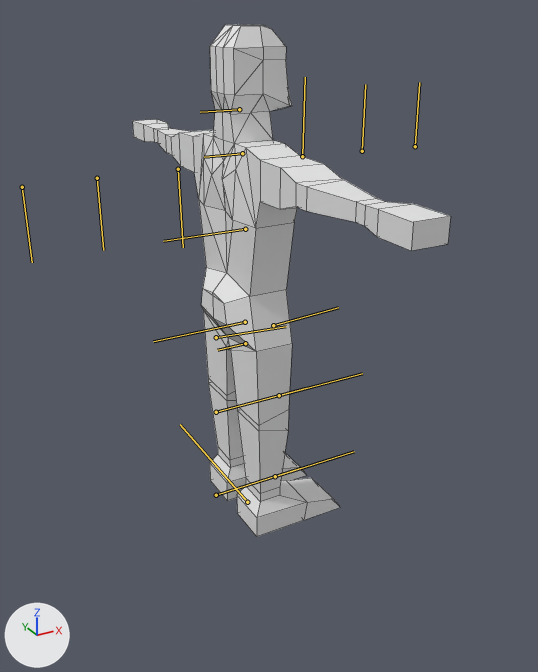
Before and after pictures for a commit that changed the FBX model BunchesProject/Assets/FBX/Human.fbx.
Camera for both pictures: a 50 mm camera at (-0.012, -0.0237, 0.0194) aimed at (0.0028, 0.0033, 0.006). The axes (+X, +Y, +Z) are drawn at lower left. The lights are the same throughout. The bones that bend it are drawn over the model as lines. Mesh edges are drawn as thin lines.

The first picture shows 'HumanMesh'.
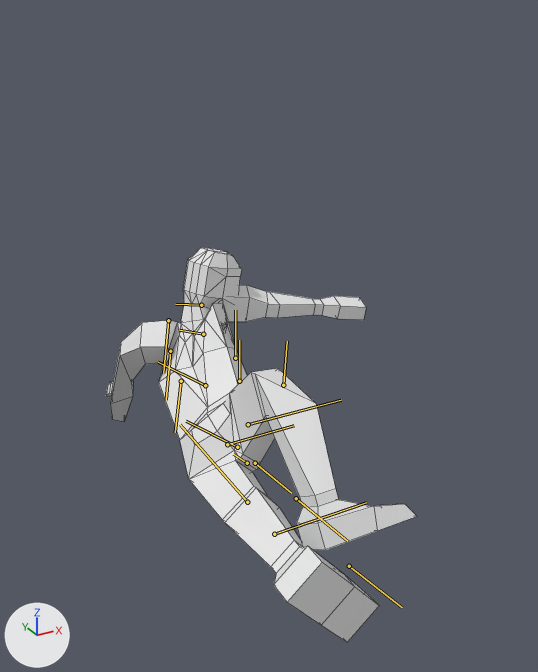
The newer file adds an action. The first version stands in its rest pose; the second is drawn at frame 2 of the action 'Slide'.

What the commit changed:
Bone 'Pelvis' (bone_pelvis) moves from (0.0, 0.0, 0.0) to (-0.549, 0.0, 0.0).
Bone 'Pelvis' (bone_pelvis) turns from (0, 0, 0) to (50, 70, 0) degrees about its own x, y and z.
Bone 'Stomach' (bone_stomach) turns from (0, 0, 0) to (-5, 0, 0) degrees about its own x, y and z.
Bone 'Chest' (bone_chest) turns from (0, 0, 0) to (-5, -30, 0) degrees about its own x, y and z.
Bone 'Neck' (bone_neck) turns from (0, 0, 0) to (-12, -11, 12) degrees about its own x, y and z.
Bone 'Head' (bone_head) turns from (0, 0, 0) to (-5, -23, 11) degrees about its own x, y and z.
Bone 'UArm_r' (bone_uarm_r) turns from (0, 0, 0) to (-44, -26, 66) degrees about its own x, y and z.
Bone 'UArm_l' (bone_uarm_l) turns from (0, 0, 0) to (0, 30, 0) degrees about its own x, y and z.
Bone 'LArm_l' (bone_larm_l) turns from (0, 0, 0) to (0, -65, 0) degrees about its own x, y and z.
Bone 'Hand_l' (bone_hand_l) turns from (0, 0, 0) to (15, 0, 0) degrees about its own x, y and z.
Bone 'ULeg_r' (bone_uleg_r) turns from (0, 0, 0) to (66, -30, -54) degrees about its own x, y and z.
Bone 'LLeg_r' (bone_lleg_r) turns from (0, 0, 0) to (0, 95, 0) degrees about its own x, y and z.
Bone 'ULeg_l' (bone_uleg_l) turns from (0, 0, 0) to (0, -13, -15) degrees about its own x, y and z.

Boxes [x1, y1, x2, y2] around the edits, measured in the pictures (538 x 672 px):
'HumanMesh', posed (23% shorter)
    before: [132, 25, 451, 537]
    after: [106, 248, 417, 642]
bone 'Pelvis', root to tip
    before: (245, 343) to (217, 350)
    after: (247, 463) to (233, 454)
bone 'Stomach', root to tip
    before: (245, 322) to (153, 341)
    after: (237, 447) to (186, 421)
bone 'Chest', root to tip
    before: (245, 229) to (163, 241)
    after: (205, 385) to (158, 362)
bone 'Neck', root to tip
    before: (242, 153) to (204, 157)
    after: (203, 334) to (179, 330)
bone 'Head', root to tip
    before: (239, 109) to (200, 112)
    after: (201, 305) to (175, 304)
bone 'UArm_r', root to tip
    before: (178, 169) to (183, 247)
    after: (168, 320) to (163, 373)
bone 'UArm_l', root to tip
    before: (302, 156) to (305, 77)
    after: (235, 358) to (235, 310)
bone 'LArm_l', root to tip
    before: (362, 151) to (365, 84)
    after: (239, 381) to (239, 340)
bone 'Hand_l', root to tip
    before: (415, 146) to (419, 82)
    after: (283, 385) to (287, 341)
bone 'ULeg_r', root to tip
    before: (216, 337) to (286, 326)
    after: (227, 444) to (294, 425)
bone 'LLeg_r', root to tip
    before: (216, 412) to (306, 388)
    after: (248, 424) to (341, 400)
bone 'ULeg_l', root to tip
    before: (273, 325) to (338, 307)
    after: (255, 463) to (291, 493)
